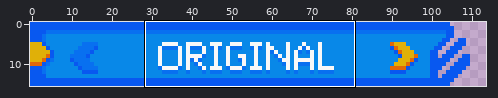
Two versions of one pixel-art file, src/textures/title/option.tim/setting_3_0/setting_3_0.tim.aseprite. The first picture is a wide view before the edit; the outline marks the close-up.
Close-up. Before:
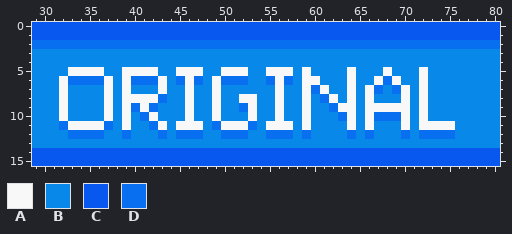
128x16 pixels, 1 frame. Shown: x 29..80, y 0..15. The wide view leaves out empty margins.
Palette (. is transparent): A #f8f8f8  B #0888e8  C #0858f0  D #0870f0
Pixels before, first column x 29:
 0 CCCCCCCCCCCCCCCCCCCCCCCCCCCCCCCCCCCCCCCCCCCCCCCCCCCC
 1 CCCCCCCCCCCCCCCCCCCCCCCCCCCCCCCCCCCCCCCCCCCCCCCCCCCC
 2 DDDDDDDDDDDDDDDDDDDDDDDDDDDDDDDDDDDDDDDDDDDDDDDDDDDD
 3 BBBBBBBBBBBBBBBBBBBBBBBBBBBBBBBBBBBBBBBBBBBBBBBBBBBB
 4 BBBBBBBBBBBBBBBBBBBBBBBBBBBBBBBBBBBBBBBBBBBBBBBBBBBB
 5 BBBBAAAABBAAAABBAAABBAAABBAAABABBBBABBBABBBABBBBBBBB
 6 BBBADDDDABADDDABDADBADDDBBDADBAABBBABBADABBABBBBBBBB
 7 BBBABBBBABABBBABBABBABBBBBBABBADABBABADBDABABBBBBBBB
 8 BBBABBBBABAAAADBBABBABBAABBABBABDABABABBBABABBBBBBBB
 9 BBBABBBBABADADBBBABBABBDABBABBABBDAABAAAAABABBBBBBBB
10 BBBABBBBABABDABBBABBABBBABBABBABBBDABADDDABABBBBBBBB
11 BBBDAAAADBABBDABAAABDAAADBAAABABBBBABABBBABAAAABBBBB
12 BBBBDDDDBBDBBBDBDDDBBDDDBBDDDBDBBBBDBDBBBDBDDDDBBBBB
13 BBBBBBBBBBBBBBBBBBBBBBBBBBBBBBBBBBBBBBBBBBBBBBBBBBBB
14 CCCCCCCCCCCCCCCCCCCCCCCCCCCCCCCCCCCCCCCCCCCCCCCCCCCC
15 CCCCCCCCCCCCCCCCCCCCCCCCCCCCCCCCCCCCCCCCCCCCCCCCCCCC
The same view after the edit:
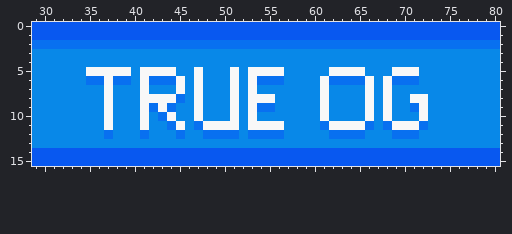
What changed:
Changed rows in their new state; - is an unchanged pixel.
first column x 32:
 5 -BB--AA-B--AABB---B-BAA--B-B--AA-A--BAAAB---
 6 BBB---DDBA-DDABA-BBABAD-DB-BBADDDDABADDDB---
 7 B------B-A-B-ABA-B-A-A--B--BB---B--BABB-B---
 8 B------BB--AADBA-B-AB-AAB--B-AB-B---A-BA----
 9 B------BB--AD-BA-B-AB-DDB--B-ABBB--B-BBD----
10 B------B-ABDA-BA-B-A----B--B-A-BB--BABB-----
11 BBBBBA-B-ABBD-BDAA--BAA--B-B-DAA-AD-DA-ADBBB
12 -BBBBD-B-D-B--BBDD--BDD--B-B--DD-DB--D-DBBBB
